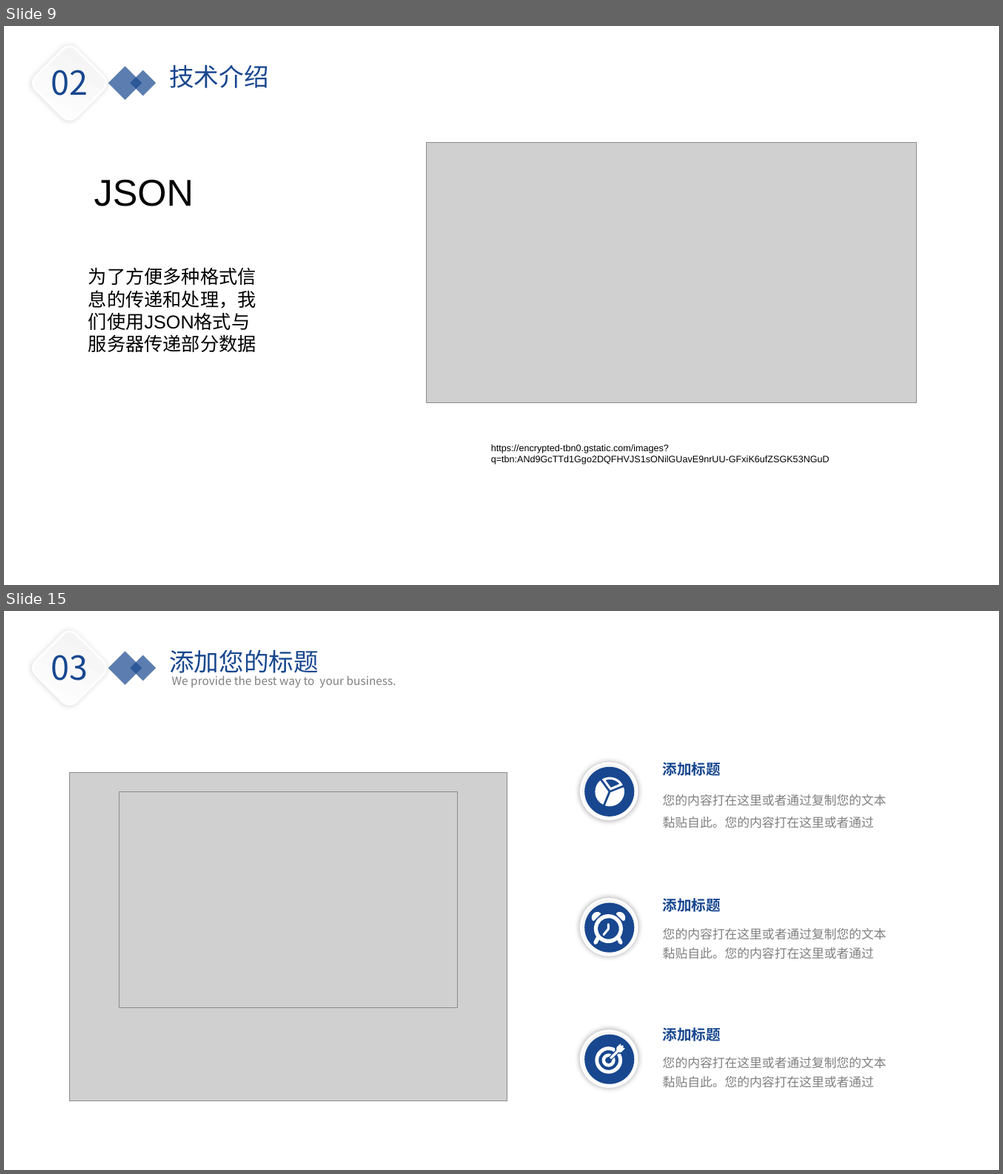
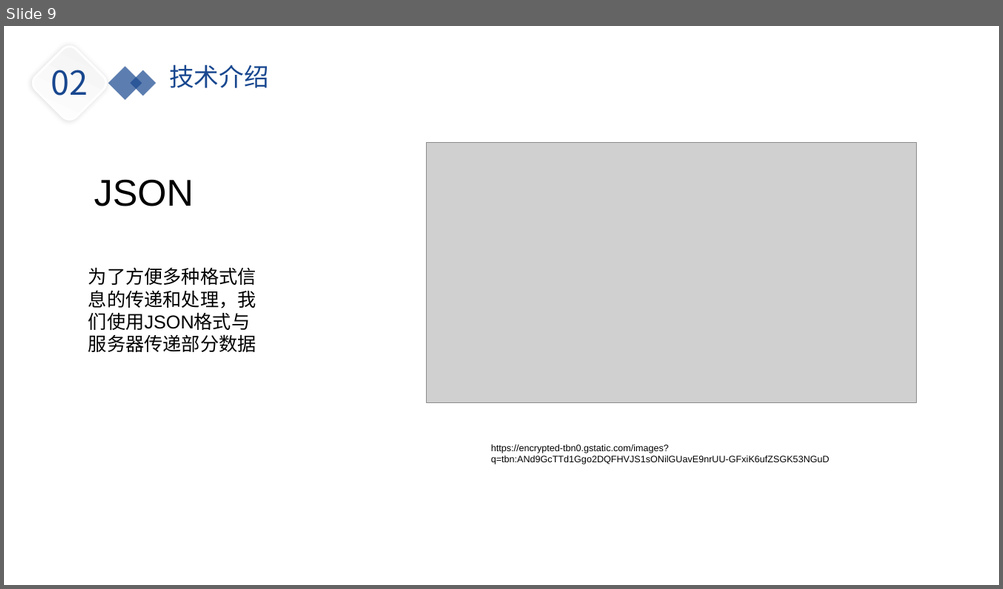
Before and after one commit to yiranyyu/simple_chat_room, a slide deck: doc/simple_chat_room.pptx. Shown one above the other, each under a label of ours: slides 9 and 15 before the commit, slide 9 after it; the slides between them are not shown. The pictures are 1003x1174 and 1003x589 pixels, drawn with LibreOffice and Linux fonts; fonts in the diff are those of the drawing; grey boxes stand for pictures; background and template pictures are left out. Boxes give left, top, right and bottom in pixels: in the first picture for what was removed or moved away, otherwise in the second. Text is boxed around its words. In the diff, an @@ line names an element or a change of style, - is before the commit and + after.

```diff
--- a/doc/simple_chat_room.pptx
+++ b/doc/simple_chat_room.pptx
@@ slide 15 removed at (4, 611, 999, 1170), background picture (left out) @@
@@ rounded rectangle removed at (28, 627, 110, 709) @@
@@ text removed at (51, 655, 88, 681) @@
-03
@@ rectangle removed at (108, 651, 142, 684) @@
@@ text removed at (169, 649, 318, 678) @@
-添加您的标题
@@ rectangle removed at (130, 655, 156, 681) @@
@@ text removed at (172, 676, 396, 688) @@
-We provide the best way to your business.
@@ ellipse removed at (580, 763, 637, 819) @@
@@ text removed at (663, 762, 720, 776) @@
-添加标题
@@ picture removed at (70, 773, 508, 1102) @@
@@ ellipse removed at (584, 767, 634, 817) @@
@@ freeform shape removed at (595, 781, 609, 805) @@
@@ freeform shape removed at (603, 777, 623, 791) @@
@@ freeform shape removed at (606, 787, 625, 806) @@
@@ picture removed at (119, 792, 458, 1008) @@
@@ text removed at (663, 795, 886, 829) @@
-您的内容打在这里或者通过复制您的文本黏贴自此。您的内容打在这里或者通过
@@ text removed at (663, 898, 720, 912) @@
-添加标题
@@ ellipse removed at (580, 900, 637, 956) @@
@@ ellipse removed at (584, 903, 634, 953) @@
@@ group removed at (591, 911, 626, 945): 4 freeform shapes @@
@@ text removed at (663, 928, 886, 960) @@
-您的内容打在这里或者通过复制您的文本黏贴自此。您的内容打在这里或者通过
@@ ellipse removed at (580, 1031, 637, 1087) @@
@@ text removed at (663, 1028, 720, 1042) @@
-添加标题
@@ ellipse removed at (584, 1035, 634, 1085) @@
@@ freeform shape removed at (595, 1047, 622, 1073) @@
@@ freeform shape removed at (602, 1054, 615, 1068) @@
@@ freeform shape removed at (610, 1045, 625, 1059) @@
@@ text removed at (663, 1057, 886, 1088) @@
-您的内容打在这里或者通过复制您的文本黏贴自此。您的内容打在这里或者通过
```
Also in this commit, not shown: 3 slides changed, 4 slides added, 12 other slides removed, 1 other file.
